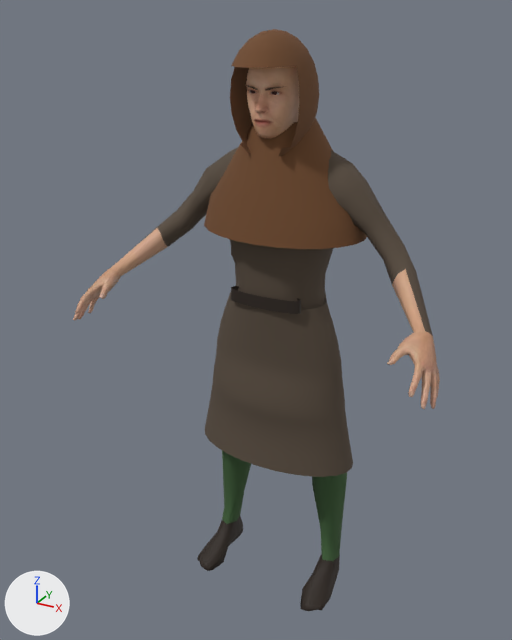
One commit to the glTF model public/figure/figura-00.glb: the scene before it, then after it.
The view is the same before and after, from a 50 mm camera at (0.832, -1.684, 1.68) aimed at (-0.045, -0.089, 0.883). The lights are fixed; the arrows at lower left show +X, +Y and +Z. The picture after the commit comes second. Vertices at exactly the same position are counted once.

Objects in the first picture: 'Human.male1591', 'batolo', 'cappuccio', 'cintura', 'gonna'.
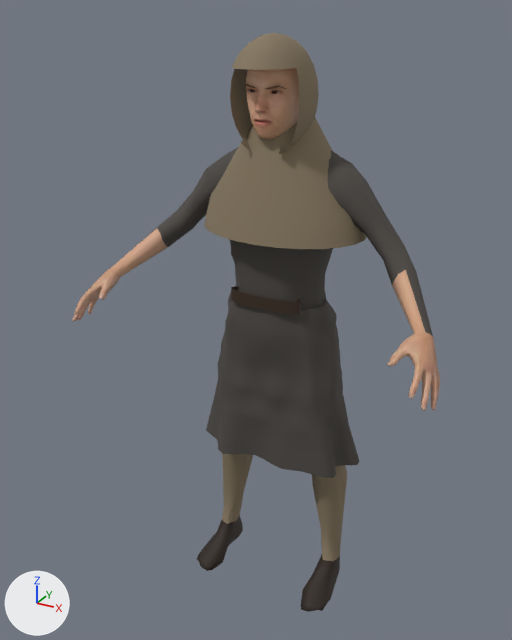
Where the change shows, as pixel boxes (x1, y1, x2, y2) in the pictures (512 x 640 px):
```json
{"object": "Human.male1591", "change": "recoloured", "before": [73, 68, 439, 611], "after": [73, 68, 439, 611]}
{"object": "gonna", "change": "reshaped", "before": [205, 292, 353, 477], "after": [206, 286, 359, 478]}
{"object": "batolo", "change": "recoloured", "before": [204, 118, 367, 249], "after": [204, 118, 367, 249], "on screen": "lighter"}
{"object": "cappuccio", "change": "recoloured", "before": [230, 33, 319, 154], "after": [230, 33, 319, 154], "on screen": "lighter"}
```

Scene script edits in JSON lines:
```json
{"op": "set", "path": "mat_cappuccio.base_color", "old": "(0.157, 0.0658, 0.0231)", "new": "(0.235, 0.184, 0.117)", "note": "brown #6e492a -> brown #857760"}
{"op": "set", "path": "mat_calze.base_color", "old": "(0.0446, 0.106, 0.0356)", "new": "(0.235, 0.184, 0.117)", "note": "dark green #3c5c35 -> brown #857760"}
{"block": "me_gonna", "where": "# used by ob_gonna; location = (0.0, 0.0, 0.0)"}
{"op": "remove", "block": "me_gonna", "code": "me_gonna.from_pydata(...)  # 280 vertices, 504 faces; spans x -0.247..0.247, y -0.165..0.077, z 0.456..0.951"}
{"op": "add", "block": "me_gonna", "code": "me_gonna.from_pydata(...)  # 952 vertices, 1792 faces; spans x -0.245..0.252, y -0.144..0.127, z 0.436..0.95"}
{"block": "me_gonna", "change": "me_gonna part 1: 280 vertices removed from x -0.247..0.247, y -0.165..0.077, z 0.456..0.951; 952 vertices added at x -0.245..0.252, y -0.144..0.127, z 0.436..0.95"}
```
